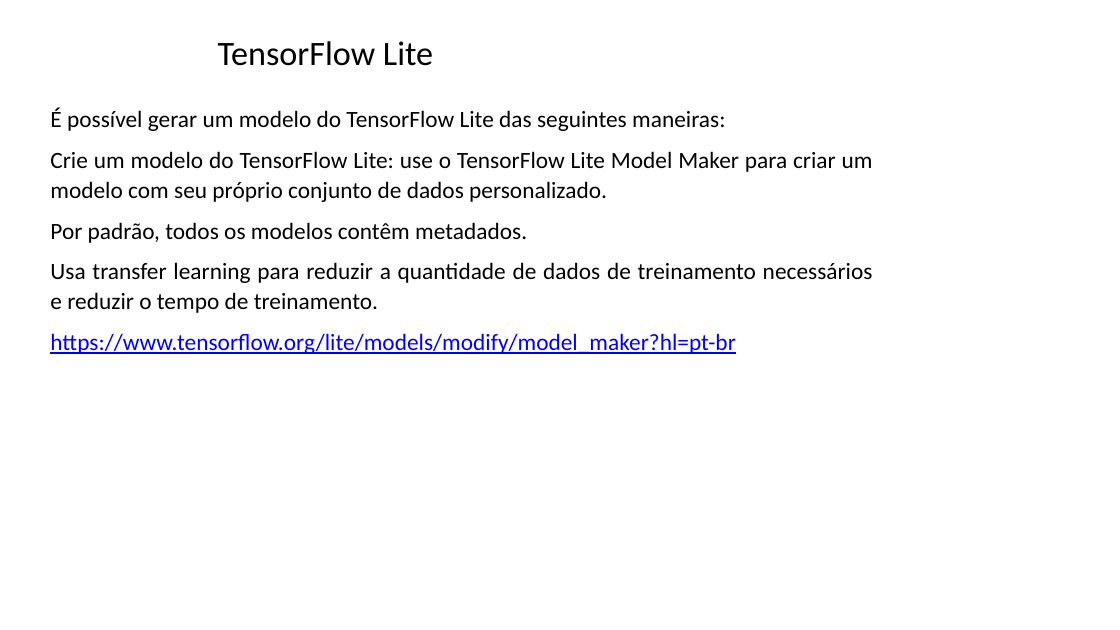
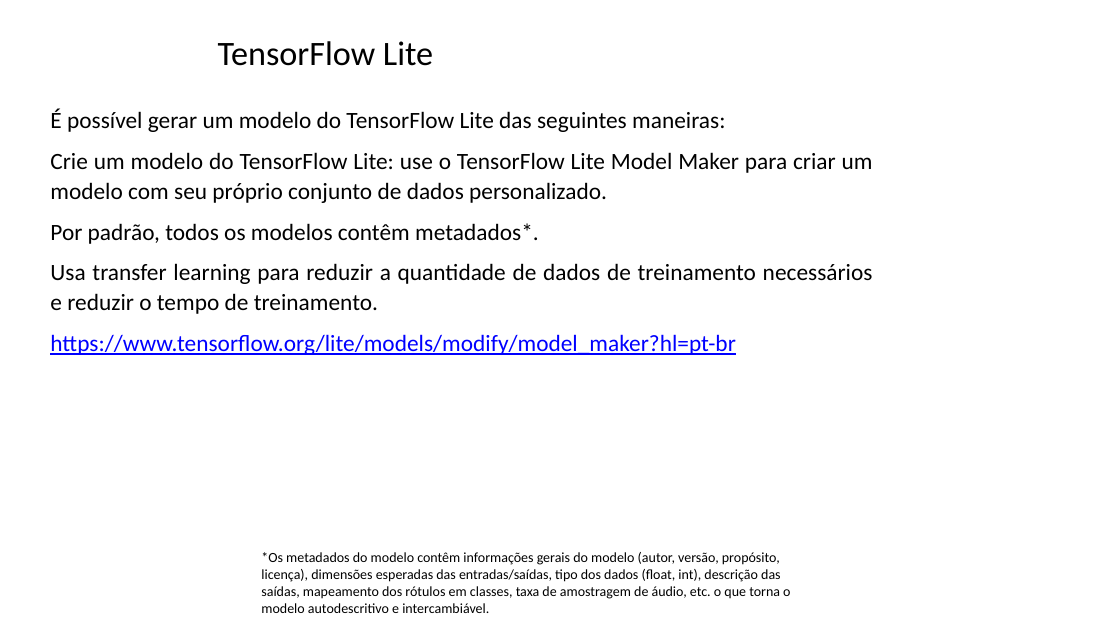
Before and after one commit to zz4fap/tp557-iot-ml, a slide deck: slide 29 of slides/TP557_14_introducao_tensorflowlite.pptx. Drawn at 1120x630 pixels with LibreOffice and Linux fonts; fonts in the diff are those of the drawing; background and template pictures are left out. Boxes give left, top, right and bottom in pixels: in the first picture for what was removed or moved away, otherwise in the second. Text is boxed around its words. In the diff, an @@ line names an element or a change of style, - is before the commit and + after.

Commit message:
update of slides

```diff
--- a/slides/TP557_14_introducao_tensorflowlite.pptx
+++ b/slides/TP557_14_introducao_tensorflowlite.pptx
@@ text at bbox=[50, 223, 539, 244]: text changed @@
-Por padrão, todos os modelos contêm metadados.
+Por padrão, todos os modelos contêm metadados*.
@@ text added at bbox=[261, 552, 790, 613], 12 pt, text #000000 @@
+*Os metadados do modelo contêm informações gerais do modelo (autor, versão, propósito, licença), dimensões esperadas das entradas/saídas, tipo dos dados (float, int), descrição das saídas, mapeamento dos rótulos em classes, taxa de amostragem de áudio, etc. o que torna o modelo autodescritivo e intercambiável.
```
Also in this commit, not shown: 3 other slides changed.
